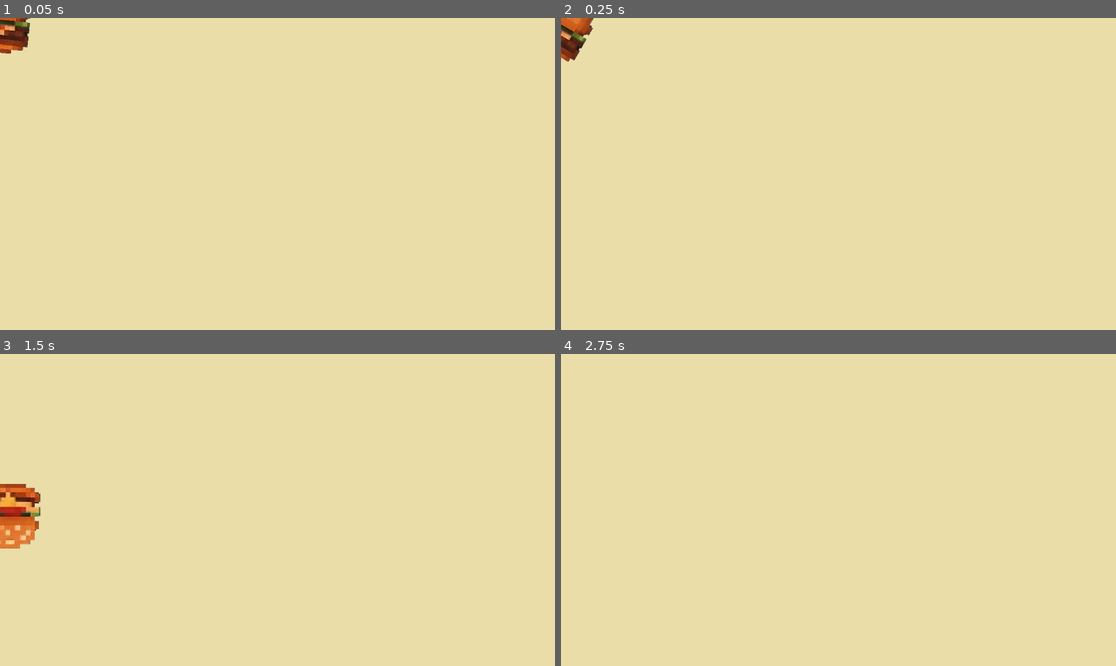
Above: before the commit, frames 1-4 (two rows, left to right).
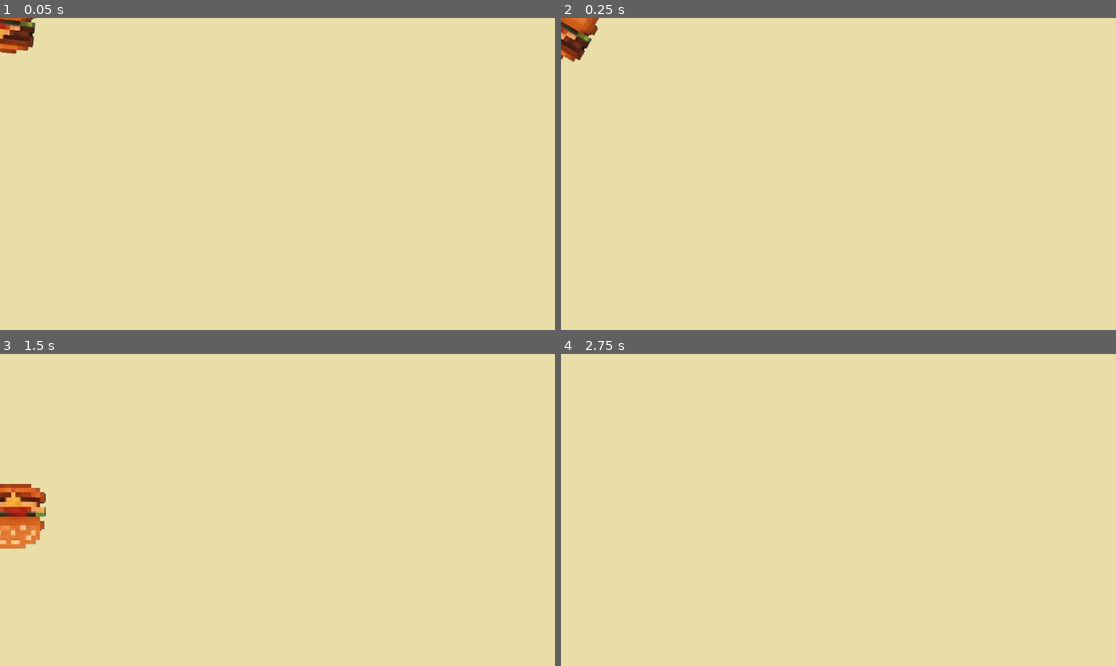
Above: after the commit, the same moments.

Repository: haybea16-beep/desktop-tutorial
Game: Godot game, scene res://food-pack-3/burger.tscn
The game is run twice, just before and just after one commit, with the same random seed, the same clock (stepped at 60 frames per second) and the same inputs.
Inputs:
- Up to frame 1 (0.05 s): no input
- Up to frame 2 (0.25 s): no input
- Up to frame 3 (1.5 s): no input
- Up to frame 4 (2.75 s): no input

The runs differ from the first frame. In frame 1, 0.4% of the frame differs, in the area x 0-7%, y 0-12%; in frame 2, 0.5%; in frame 3, 0.7%, in the area x 0-9%, y 41-63%; in frame 4, nothing differs.

Commit message:
made rest for fruits now bad one

Diff:
--- /dev/null
+++ b/new-game-project/food-pack-3/big_drum_stick.tscn
@@ -0,0 +1,33 @@
+[gd_scene load_steps=3 format=3 uid="uid://btglb0xjn3dqq"]
+
+[ext_resource type="PackedScene" uid="uid://dcb03tc533dkp" path="res://food-pack-3/burger.tscn" id="1_7cncx"]
+[ext_resource type="Texture2D" uid="uid://cqjuibp0d30ji" path="res://food-pack-3/food-pack-3021.png" id="2_y77nf"]
+
+[node name="big_drum_stick" instance=ExtResource("1_7cncx")]
+
+[node name="Sprite2D" parent="wholesprite" index="0"]
+texture = ExtResource("2_y77nf")
+
+[node name="Sprite2D" parent="sliceright/half1/half1" index="0"]
+texture = ExtResource("2_y77nf")
+
+[node name="Sprite2D" parent="sliceright/half2/half2" index="0"]
+texture = ExtResource("2_y77nf")
+
+[node name="Sprite2D" parent="slicedowned/half1/half1" index="0"]
+texture = ExtResource("2_y77nf")
+
+[node name="Sprite2D" parent="slicedowned/half2/half1" index="0"]
+texture = ExtResource("2_y77nf")
+
+[node name="Sprite2D" parent="slicedrightslash/half1/half1" index="0"]
+texture = ExtResource("2_y77nf")
+
+[node name="Sprite2D" parent="slicedrightslash/half2/half1" index="0"]
+texture = ExtResource("2_y77nf")
+
+[node name="Sprite2D" parent="slicedleftslash/half1/half1" index="0"]
+texture = ExtResource("2_y77nf")
+
+[node name="Sprite2D" parent="slicedleftslash/half2/half1" index="0"]
+texture = ExtResource("2_y77nf")
--- a/new-game-project/food-pack-3/burger.tscn
+++ b/new-game-project/food-pack-3/burger.tscn
@@ -8,6 +8,7 @@
 size = Vector2(69, 6)
 
 [node name="burger" type="CharacterBody2D"]
+position = Vector2(11, 0)
 script = ExtResource("1_k4rnc")
 
 [node name="wholesprite" type="Node2D" parent="."]
--- /dev/null
+++ b/new-game-project/food-pack-3/deviled eggs.tscn
@@ -0,0 +1,76 @@
+[gd_scene load_steps=7 format=3 uid="uid://v1e66wujfb50"]
+
+[ext_resource type="Script" uid="uid://cphx4y0cqr6rc" path="res://food-pack-3/deviled_eggs.gd" id="1_agb5o"]
+[ext_resource type="Texture2D" uid="uid://dqju3462it4ry" path="res://food-pack-3/PickledEggs.png" id="2_agb5o"]
+
+[sub_resource type="Animation" id="Animation_keluv"]
+resource_name = "idle"
+tracks/0/type = "value"
+tracks/0/imported = false
+tracks/0/enabled = true
+tracks/0/path = NodePath("Sprite2D:visible")
+tracks/0/interp = 1
+tracks/0/loop_wrap = true
+tracks/0/keys = {
+"times": PackedFloat32Array(0),
+"transitions": PackedFloat32Array(1),
+"update": 1,
+"values": [true]
+}
+
+[sub_resource type="Animation" id="Animation_w1bv0"]
+loop_mode = 1
+tracks/0/type = "value"
+tracks/0/imported = false
+tracks/0/enabled = true
+tracks/0/path = NodePath("Sprite2D:visible")
+tracks/0/interp = 1
+tracks/0/loop_wrap = true
+tracks/0/keys = {
+"times": PackedFloat32Array(0),
+"transitions": PackedFloat32Array(1),
+"update": 1,
+"values": [true]
+}
+tracks/1/type = "value"
+tracks/1/imported = false
+tracks/1/enabled = true
+tracks/1/path = NodePath("Sprite2D:modulate")
+tracks/1/interp = 1
+tracks/1/loop_wrap = true
+tracks/1/keys = {
+"times": PackedFloat32Array(0, 0.5, 1),
+"transitions": PackedFloat32Array(1, 1, 1),
+"update": 0,
+"values": [Color(1, 1, 1, 1), Color(1, 0, 0.233333, 1), Color(1, 1, 1, 1)]
+}
+
+[sub_resource type="AnimationLibrary" id="AnimationLibrary_30ddw"]
+_data = {
+&"RESET": SubResource("Animation_w1bv0"),
+&"idle": SubResource("Animation_keluv")
+}
+
+[sub_resource type="CircleShape2D" id="CircleShape2D_agb5o"]
+radius = 69.0652
+
+[node name="deviled eggs" type="CharacterBody2D"]
+script = ExtResource("1_agb5o")
+
+[node name="wholesprite" type="Node2D" parent="."]
+
+[node name="Sprite2D" type="Sprite2D" parent="wholesprite"]
+texture_filter = 1
+position = Vector2(-1, 4)
+scale = Vector2(11.375, 9.1765)
+texture = ExtResource("2_agb5o")
+
+[node name="AnimationPlayer" type="AnimationPlayer" parent="wholesprite"]
+libraries = {
+&"": SubResource("AnimationLibrary_30ddw")
+}
+
+[node name="Area2D" type="Area2D" parent="."]
+
+[node name="CollisionShape2D" type="CollisionShape2D" parent="Area2D"]
+shape = SubResource("CircleShape2D_agb5o")
--- /dev/null
+++ b/new-game-project/food-pack-3/deviled_eggs.gd
@@ -0,0 +1,9 @@
+extends CharacterBody2D
+
+var direction_hit: String
+var gravity = 300.0
+
+func _ready():
+	$wholesprite/AnimationPlayer.play("RESET")
+
+func
--- /dev/null
+++ b/new-game-project/food-pack-3/drum_stick.tscn
@@ -0,0 +1,33 @@
+[gd_scene load_steps=3 format=3 uid="uid://cml83ln0i41s7"]
+
+[ext_resource type="PackedScene" uid="uid://dcb03tc533dkp" path="res://food-pack-3/burger.tscn" id="1_tngnk"]
+[ext_resource type="Texture2D" uid="uid://d4keyf1l40v72" path="res://food-pack-3/food-pack-3006.png" id="2_kn3bm"]
+
+[node name="drum_stick" instance=ExtResource("1_tngnk")]
+
+[node name="Sprite2D" parent="wholesprite" index="0"]
+texture = ExtResource("2_kn3bm")
+
+[node name="Sprite2D" parent="sliceright/half1/half1" index="0"]
+texture = ExtResource("2_kn3bm")
+
+[node name="Sprite2D" parent="sliceright/half2/half2" index="0"]
+texture = ExtResource("2_kn3bm")
+
+[node name="Sprite2D" parent="slicedowned/half1/half1" index="0"]
+texture = ExtResource("2_kn3bm")
+
+[node name="Sprite2D" parent="slicedowned/half2/half1" index="0"]
+texture = ExtResource("2_kn3bm")
+
+[node name="Sprite2D" parent="slicedrightslash/half1/half1" index="0"]
+texture = ExtResource("2_kn3bm")
+
+[node name="Sprite2D" parent="slicedrightslash/half2/half1" index="0"]
+texture = ExtResource("2_kn3bm")
+
+[node name="Sprite2D" parent="slicedleftslash/half1/half1" index="0"]
+texture = ExtResource("2_kn3bm")
+
+[node name="Sprite2D" parent="slicedleftslash/half2/half1" index="0"]
+texture = ExtResource("2_kn3bm")
--- /dev/null
+++ b/new-game-project/food-pack-3/ribs.tscn
@@ -0,0 +1,34 @@
+[gd_scene load_steps=3 format=3 uid="uid://ucro1se5etut"]
+
+[ext_resource type="PackedScene" uid="uid://dcb03tc533dkp" path="res://food-pack-3/burger.tscn" id="1_8mowg"]
+[ext_resource type="Texture2D" uid="uid://dqyv0r3vhqudf" path="res://food-pack-3/food-pack-3004.png" id="2_1qsuf"]
+
+[node name="ribs" instance=ExtResource("1_8mowg")]
+position = Vector2(-2, 0)
+
+[node name="Sprite2D" parent="wholesprite" index="0"]
+texture = ExtResource("2_1qsuf")
+
+[node name="Sprite2D" parent="sliceright/half1/half1" index="0"]
+texture = ExtResource("2_1qsuf")
+
+[node name="Sprite2D" parent="sliceright/half2/half2" index="0"]
+texture = ExtResource("2_1qsuf")
+
+[node name="Sprite2D" parent="slicedowned/half1/half1" index="0"]
+texture = ExtResource("2_1qsuf")
+
+[node name="Sprite2D" parent="slicedowned/half2/half1" index="0"]
+texture = ExtResource("2_1qsuf")
+
+[node name="Sprite2D" parent="slicedrightslash/half1/half1" index="0"]
+texture = ExtResource("2_1qsuf")
+
+[node name="Sprite2D" parent="slicedrightslash/half2/half1" index="0"]
+texture = ExtResource("2_1qsuf")
+
+[node name="Sprite2D" parent="slicedleftslash/half1/half1" index="0"]
+texture = ExtResource("2_1qsuf")
+
+[node name="Sprite2D" parent="slicedleftslash/half2/half1" index="0"]
+texture = ExtResource("2_1qsuf")
--- /dev/null
+++ b/new-game-project/food-pack-3/stake.tscn
@@ -0,0 +1,33 @@
+[gd_scene load_steps=3 format=3 uid="uid://r468i18wbyi7"]
+
+[ext_resource type="PackedScene" uid="uid://dcb03tc533dkp" path="res://food-pack-3/burger.tscn" id="1_cfrjt"]
+[ext_resource type="Texture2D" uid="uid://bnu77kavfa7t6" path="res://food-pack-3/food-pack-3001.png" id="2_qknp4"]
+
+[node name="stake" instance=ExtResource("1_cfrjt")]
+
+[node name="Sprite2D" parent="wholesprite" index="0"]
+texture = ExtResource("2_qknp4")
+
+[node name="Sprite2D" parent="sliceright/half1/half1" index="0"]
+texture = ExtResource("2_qknp4")
+
+[node name="Sprite2D" parent="sliceright/half2/half2" index="0"]
+texture = ExtResource("2_qknp4")
+
+[node name="Sprite2D" parent="slicedowned/half1/half1" index="0"]
+texture = ExtResource("2_qknp4")
+
+[node name="Sprite2D" parent="slicedowned/half2/half1" index="0"]
+texture = ExtResource("2_qknp4")
+
+[node name="Sprite2D" parent="slicedrightslash/half1/half1" index="0"]
+texture = ExtResource("2_qknp4")
+
+[node name="Sprite2D" parent="slicedrightslash/half2/half1" index="0"]
+texture = ExtResource("2_qknp4")
+
+[node name="Sprite2D" parent="slicedleftslash/half1/half1" index="0"]
+texture = ExtResource("2_qknp4")
+
+[node name="Sprite2D" parent="slicedleftslash/half2/half1" index="0"]
+texture = ExtResource("2_qknp4")
Binary file added: new-game-project/food-pack-3/PickledEggs.png
Not shown, added: new-game-project/food-pack-3/PickledEggs.png.import
Not shown, added: new-game-project/food-pack-3/deviled_eggs.gd.uid
